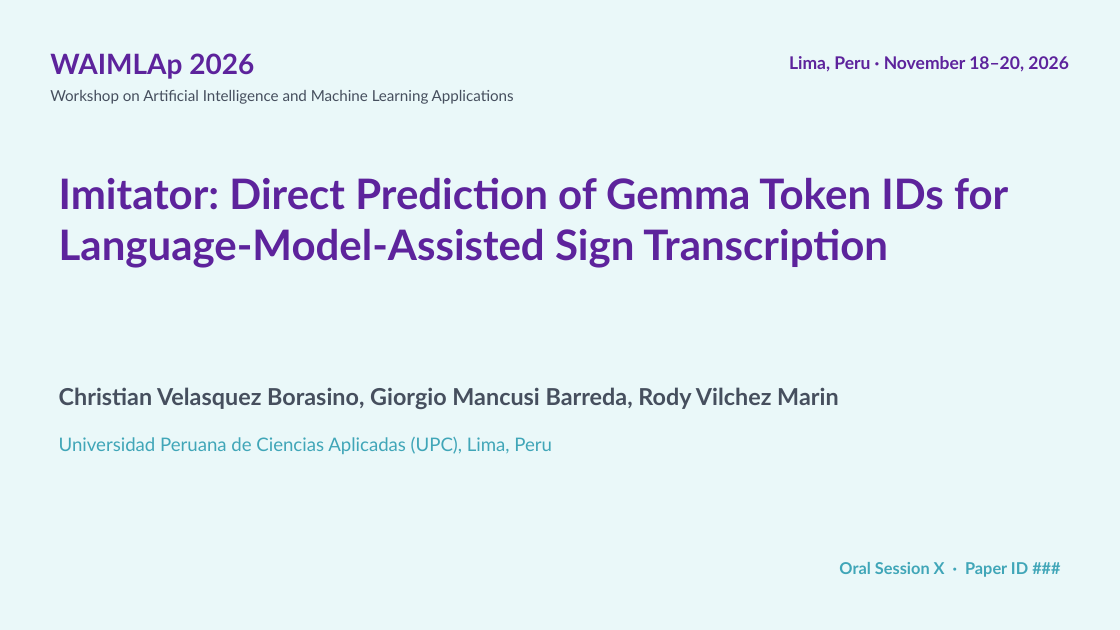
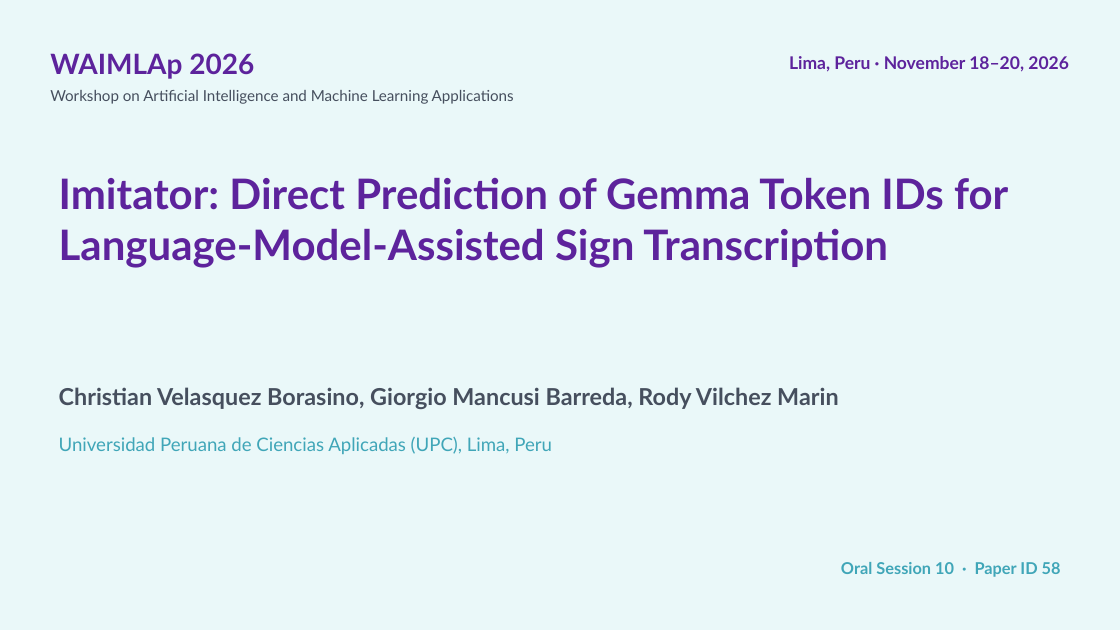
Before and after one commit to Percep3/Imitator, a slide deck: slide 1 of presentation/waimlap2026/imitator_waimlap2026.pptx. Drawn at 1120x630 pixels with LibreOffice and Linux fonts; fonts in the diff are those of the drawing; background and template pictures are left out. Boxes give left, top, right and bottom in pixels: in the first picture for what was removed or moved away, otherwise in the second. Text is boxed around its words. In the diff, an @@ line names an element or a change of style, - is before the commit and + after.

```diff
--- a/presentation/waimlap2026/imitator_waimlap2026.pptx
+++ b/presentation/waimlap2026/imitator_waimlap2026.pptx
@@ text at (841,562,1061,577): text changed @@
-Oral Session X · Paper ID ###
+Oral Session 10 · Paper ID 58
```
Also in this commit, not shown: 1 other slide changed, 2 other files.
